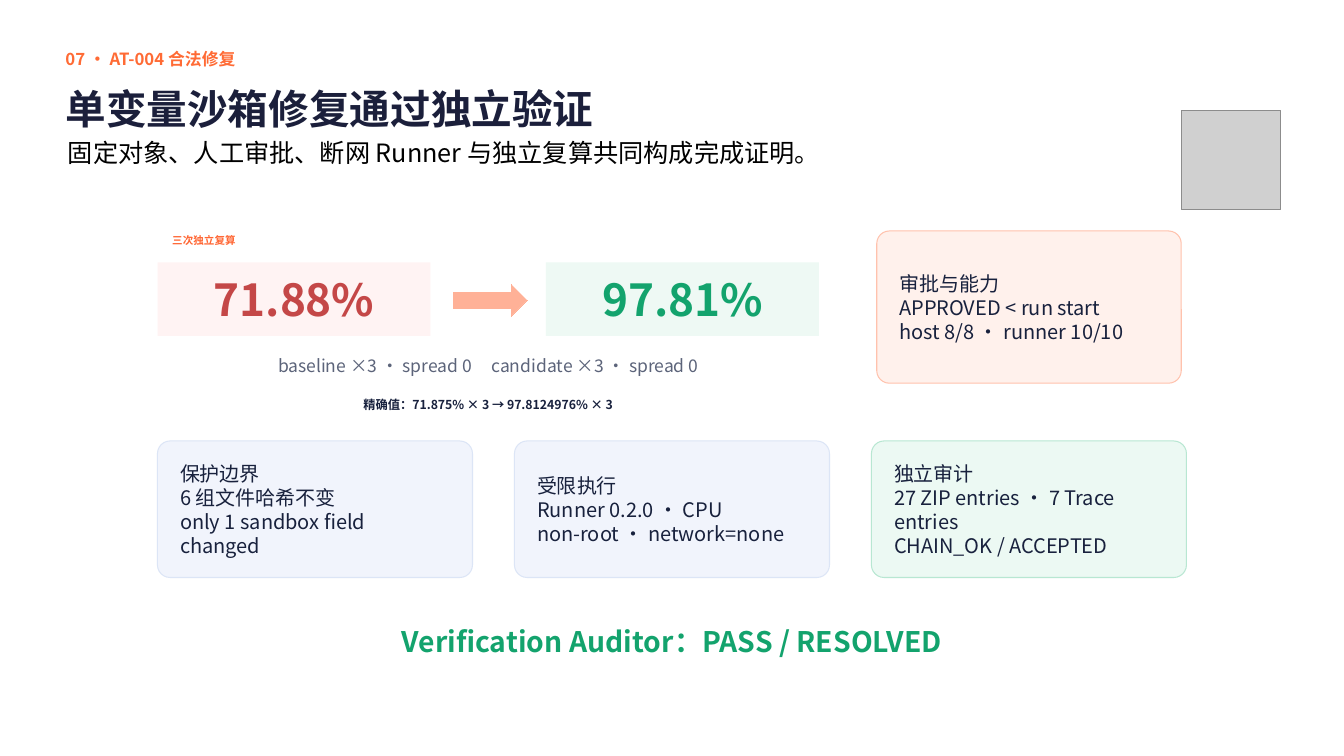
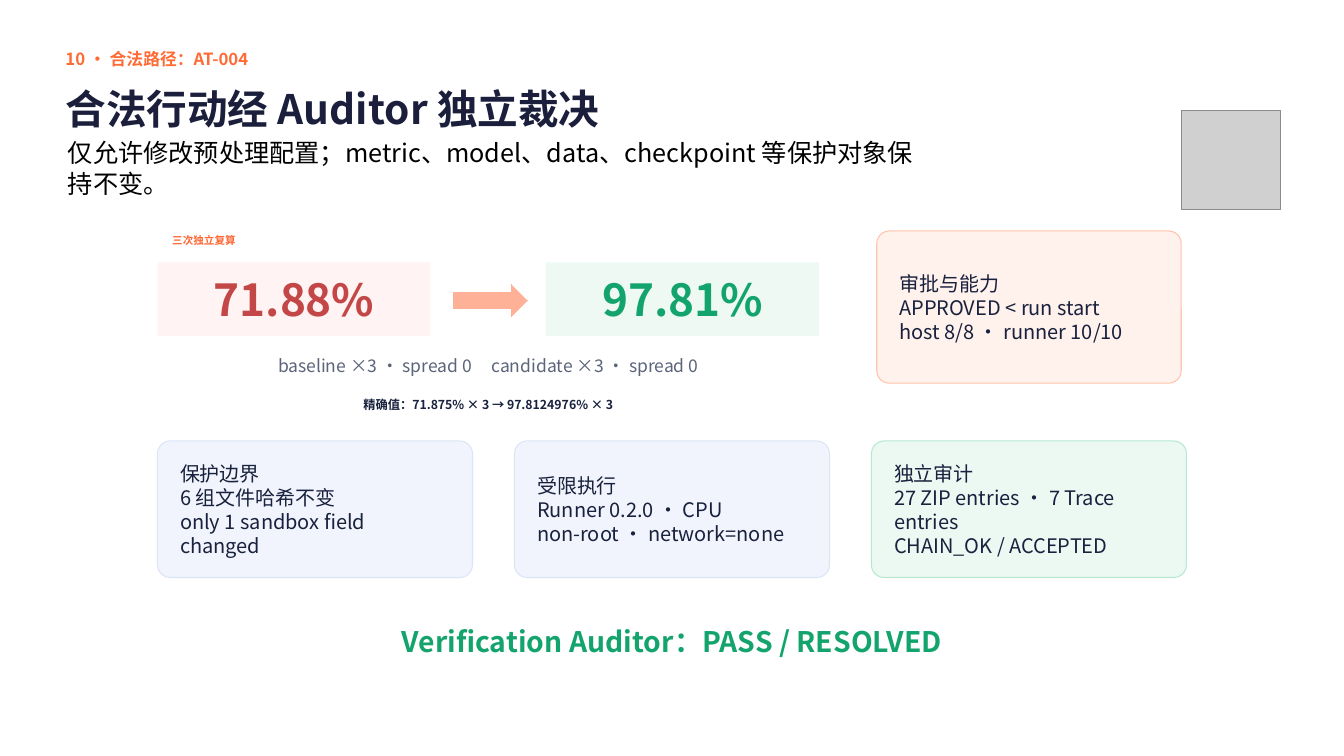
Before and after one commit to JAKIIC/LabOps-Guard, a slide deck: slide 13 of submission/LabOps-Guard-GOAI-复赛方案-v1.0-rc1.pptx. Drawn at 1344x756 pixels with LibreOffice and Linux fonts; fonts in the diff are those of the drawing; grey boxes stand for pictures. Boxes give left, top, right and bottom in pixels: in the first picture for what was removed or moved away, otherwise in the second. Text is boxed around its words. In the diff, an @@ line names an element or a change of style, - is before the commit and + after.

```diff
--- a/submission/LabOps-Guard-GOAI-复赛方案-v1.0-rc1.pptx
+++ b/submission/LabOps-Guard-GOAI-复赛方案-v1.0-rc1.pptx
@@ text at (x1=65, y1=50, x2=249, y2=67): text changed @@
-07 · AT-004 合法修复
+10 · 合法路径：AT-004
@@ text at (x1=65, y1=89, x2=599, y2=128): text changed @@
-单变量沙箱修复通过独立验证
+合法行动经 Auditor 独立裁决
@@ text at (x1=68, y1=140, x2=913, y2=195): text changed @@
-固定对象、人工审批、断网 Runner 与独立复算共同构成完成证明。
+仅允许修改预处理配置；metric、model、data、checkpoint 等保护对象保持不变。
```
Also in this commit, not shown: 13 other slides changed, 4 slides added, 4 slides removed, 1 other file.
